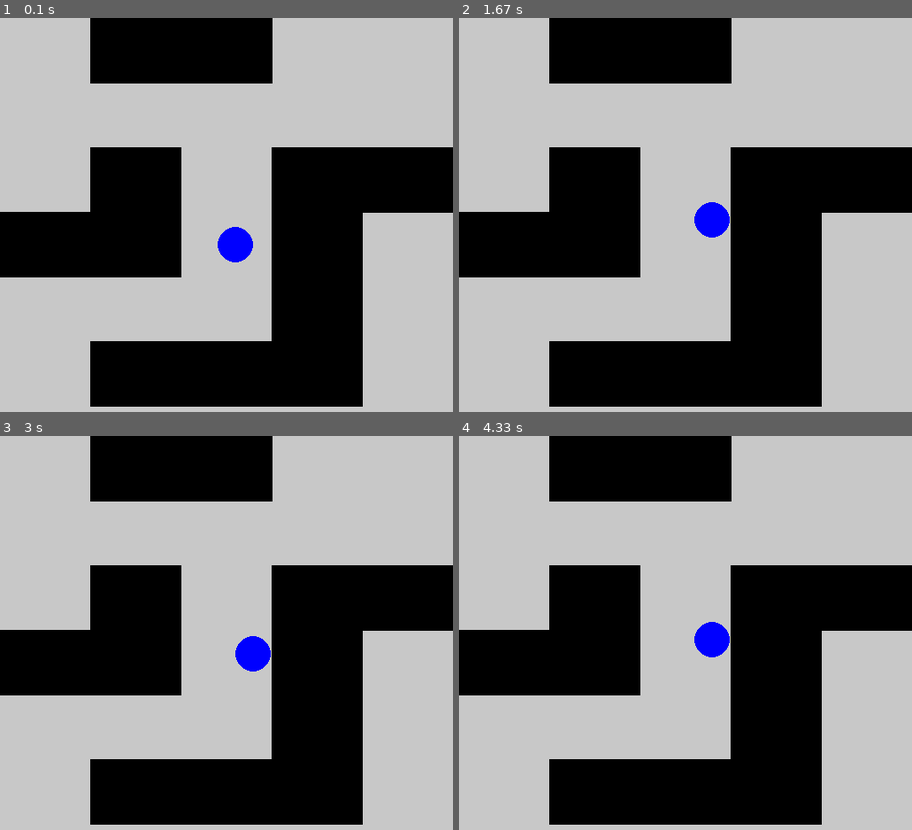
Above: before the commit, frames 1-4 (two rows, left to right).
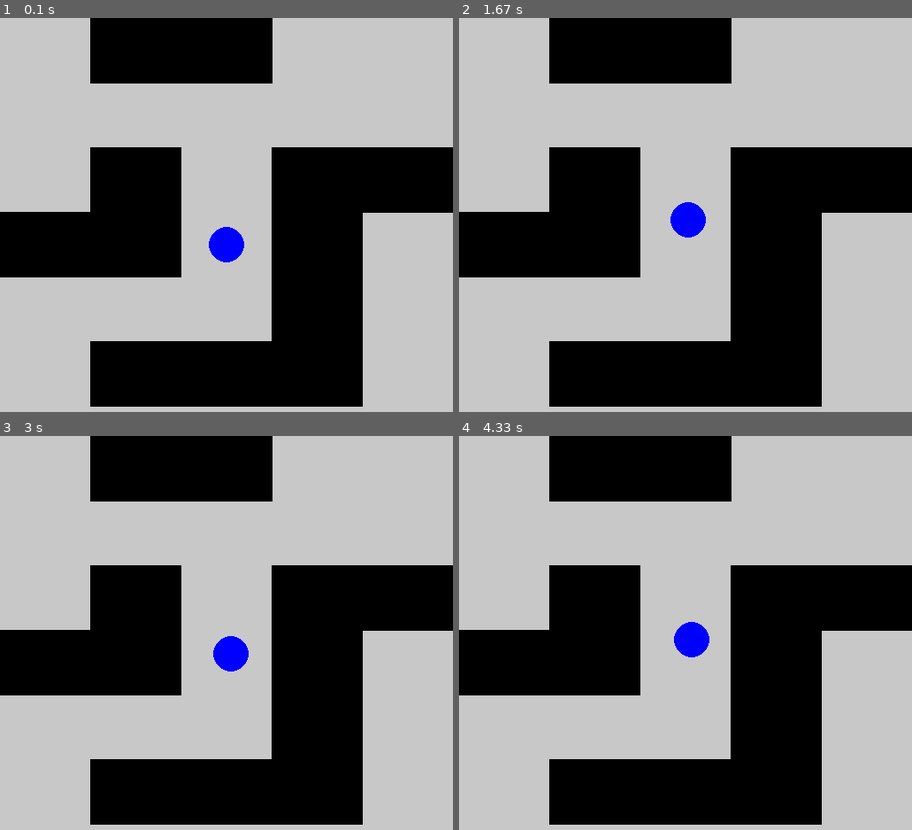
Above: after the commit, the same moments.

Repository: jsarabia/QLearningAStar
Game: pygame game, started from pygameTest.py
The game is run twice, just before and just after one commit, with the same random seed, the same clock (stepped at 60 frames per second) and the same inputs.
Inputs:
- Up to frame 1 (0.1 s): no input
- Up to frame 2 (1.67 s): hold Right 0.33-0.8 s; hold Up 0.83-1.3 s; hold Right from 1.33 s (still down)
- Up to frame 3 (3 s): release Right at 1.8 s; hold Left 1.83-2.37 s; hold Down 2.4-2.7 s
- Up to frame 4 (4.33 s): hold Up 3.17-3.53 s; hold Right 3.57-4.2 s; hold Down from 4.23 s (still down)

The runs differ from the first frame. In frame 1, 0.3% of the frame differs, in the area x 46-56%, y 53-63%; in frame 2, 0.9%, in the area x 46-60%, y 46-56%; in frame 3, 0.8%; in frame 4, 0.8%.

Commit message:
Successfully Sliding
Set up sliding successfully, eliminated the collision checks and
manually inserted them in a way that was similar to the implementation
of collision detection with the actual game environment's 4 walls.

Diff:
--- a/pygameTest.py
+++ b/pygameTest.py
@@ -3,6 +3,7 @@
 import numpy as np
 import sys
 import grid
+import math
 
 class Obstacle:
     #let height/width be the distance from the center
@@ -11,17 +12,36 @@
         self.yPos = y
         self.height = height
         self.width = width
-    def collision(self, x, y, r):
+    '''def collision(self, x, y, r):
         xcol, ycol = 0, 0
-        if (x+r > self.xPos - self.width and x+r < self.xPos + self.width and y-r < self.yPos + self.height and y+r > self.yPos - self.height):
+        if(x+r > self.xPos - self.width and x-r < self.xPos + self.width and y-r < self.yPos + self.height and y+r > self.yPos - self.height):
             xcol = 1
-        if(x-r < self.xPos + self.width and x-r > self.xPos - self.width and y-r < self.yPos + self.height and y+r > self.yPos - self.height):
+            ycol = 1
+            print("right side of circle")
+        ''''''if(x-r < self.xPos + self.width and x-r > self.xPos - self.width and y-r < self.yPos + self.height and y+r > self.yPos - self.height):
             xcol = 1
+            print("left side of circle")
         if(x+r > self.xPos - self.width and x-r < self.xPos + self.width and y+r > self.yPos - self.height and y+r < self.yPos + self.height):
             ycol = 1
+            print("bottom of circle")
         if(x+r > self.xPos - self.width and x-r < self.xPos + self.width and y-r < self.yPos + self.height and y-r > self.yPos -self.height):
             ycol = 1
-        return xcol, ycol
+            print("top of circle")
+        if(xcol == 1 or ycol == 1):
+            xcol, ycol = 0, 0
+            if(not(x+r > self.xPos - self.width and x+r < self.xPos + self.width and y-r < self.yPos + self.height and y+r > self.yPos - self.height)):
+                xcol = 1
+                print("right side of circle CHECKER")
+            if(not(x-r < self.xPos + self.width and x-r > self.xPos - self.width and y-r < self.yPos + self.height and y+r > self.yPos - self.height)):
+                xcol = 1
+                print("left side of circle CHECKER")
+            if(not(x+r > self.xPos - self.width and x-r < self.xPos + self.width and y+r > self.yPos - self.height and y+r < self.yPos + self.height)):
+                ycol = 1
+                print("bottom of circle CHECKER")
+            if(not(x+r > self.xPos - self.width and x-r < self.xPos + self.width and y-r < self.yPos + self.height and y-r > self.yPos -self.height)):
+                ycol = 1
+                print("top of circle CHECKER")''''''
+        return xcol, ycol'''
     def draw(self, screen):
         pygame.draw.polygon(screen, (0,0,0), [(self.xPos-self.width, self.yPos-self.height), (self.xPos-self.width, self.yPos+self.height), (self.xPos+self.width, self.yPos+self.height), (self.xPos+self.width, self.yPos-self.height)])
 
@@ -33,7 +53,7 @@
 xPos, yPos = width/2, height/2
 xPosTry = xPos
 yPosTry = yPos
-vel = 10
+vel = 1
 angle = 0
 g = grid.Grid()
 g.readFile("world.txt")
@@ -61,23 +81,33 @@
     if keys[pygame.K_DOWN]:# or keys[pygame.K_S]:
         yPos += 1
     if keys[pygame.K_LEFT]:# or keys[pygame.K_A]:
-        angle -= 1
+        angle -= .1
     if keys[pygame.K_RIGHT]:# or keys[pygame.K_D]:
-        angle += 1
+        angle += .1
     #angle += int(rng.randint(-5,5))
 
 
     xPosTry = xPos + np.cos(angle*np.pi/180)
     yPosTry = yPos + np.sin(angle*np.pi/180)
-    xcol, ycol = 0,0
+    offset = math.sqrt(math.pow(radius,2)/2)
+    #xcol, ycol = 0,0
     for x in obstacles:
-        xcol, ycol = x.collision(xPosTry, yPosTry, radius)
+        if((abs(xPos + radius - (x.xPos - x.width)) < 3) and ((x.yPos - x.height - offset - 3) < yPos < (x.yPos + x.height + offset + 3))):
+            xPos = x.xPos - x.width - radius - 3
+        if((abs(xPos - radius - (x.xPos + x.width)) < 3) and ((x.yPos - x.height - offset - 3) < yPos < (x.yPos + x.height + offset + 3))):
+            xPos = x.xPos + x.width + radius + 3
+        if((abs(yPos - radius - (x.yPos + x.height)) < 3) and ((x.xPos - x.width - offset - 3) < xPos < (x.xPos + x.width + offset + 3))):
+            yPos = x.yPos + x.height + radius + 3
+        if((abs(yPos + radius - (x.yPos - x.height)) < 3) and ((x.xPos - x.width - offset - 3) < xPos < (x.xPos + x.width + offset + 3))):
+            yPos = x.yPos - x.height - radius - 3
+
+        '''xcol, ycol = x.collision(xPosTry, yPosTry, radius)
         if(xcol == 1 or ycol == 1):
-            break
-    if(xcol == 0):
-        xPos += np.cos(angle*np.pi/180)
-    if(ycol == 0):
-        yPos += np.sin(angle*np.pi/180)
+            break'''
+    #if(xcol == 0):
+    xPos += .03*np.cos(angle*np.pi/180)
+    #if(ycol == 0):
+    yPos += .03*np.sin(angle*np.pi/180)
 
     if(xPos+radius > width):
         xPos = width-radius
